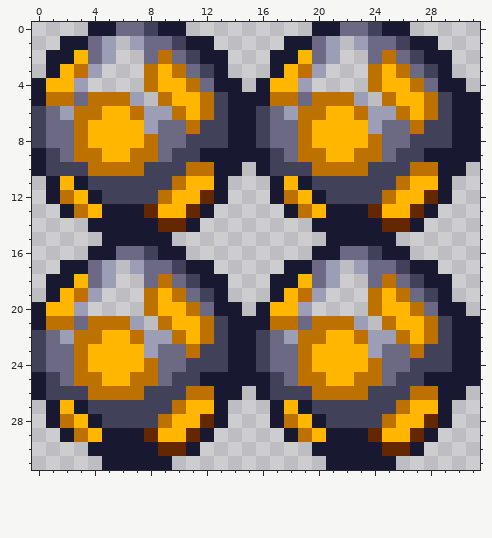
A pixel-art sprite gets an edit: icons/src/assets/images/objectives/collect-100-items.png. Above is the file before it was changed.
The file is 32x32 pixels.
Now the later version:
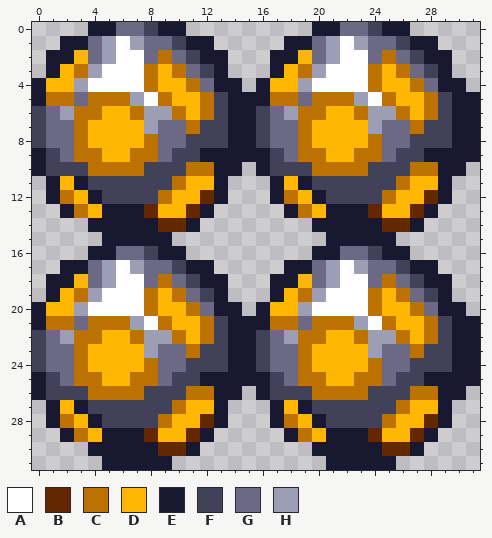
Palette (. is transparent): A #ffffff  B #632800  C #bd7100  D #ffb600  E #181831  F #42415a  G #6b6984  H #9c9eb5
Edits made:
Changed rows in their new state; - is an unchanged pixel.
first column x 4:
 1 --A---------------A--
 2 --AA--------------AA-
 3 -AAA-------------AAA-
 4 AAAA------------AAAA-
 5 ----A---------------A
first column x 4:
17 --A---------------A--
18 --AA--------------AA-
19 -AAA-------------AAA-
20 AAAA------------AAAA-
21 ----A---------------A
Boxes around the changes in both pictures, in picture pixels (x1, y1, x2, y2):
added: (88, 36, 158, 106)
added: (312, 36, 382, 106)
added: (88, 260, 158, 330)
added: (312, 260, 382, 330)
